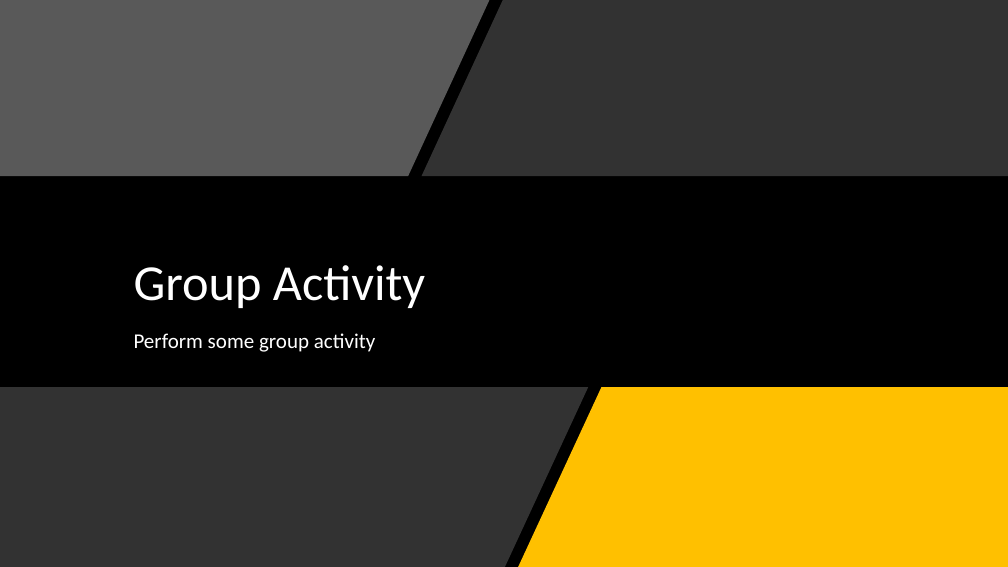
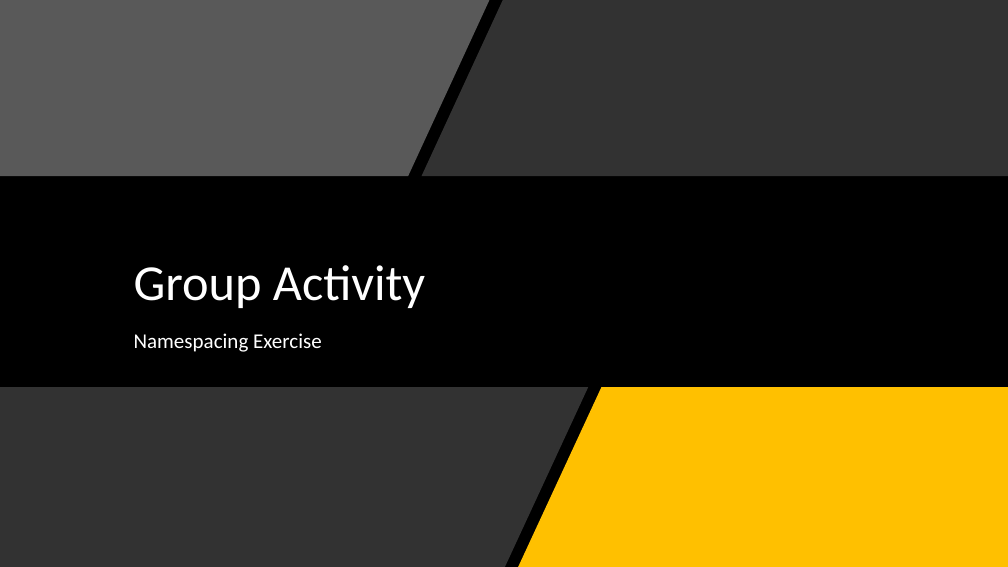
Before and after one commit to orstewar/ist346-content, a slide deck: slide 11 of content/12-namspaces-identity-management.pptx (slide 7 before the commit). Drawn at 1008x567 pixels with LibreOffice and Linux fonts; fonts in the diff are those of the drawing. Boxes give left, top, right and bottom in pixels: in the first picture for what was removed or moved away, otherwise in the second. Text is boxed around its words. In the diff, an @@ line names an element or a change of style, - is before the commit and + after.

```diff
--- a/content/12-namspaces-identity-management.pptx
+++ b/content/12-namspaces-identity-management.pptx
@@ text at box(134, 333, 322, 352): text changed @@
-Perform some group activity
+Namespacing Exercise
```
Also in this commit, not shown: 2 other slides changed, 4 slides added, 2 other files.
